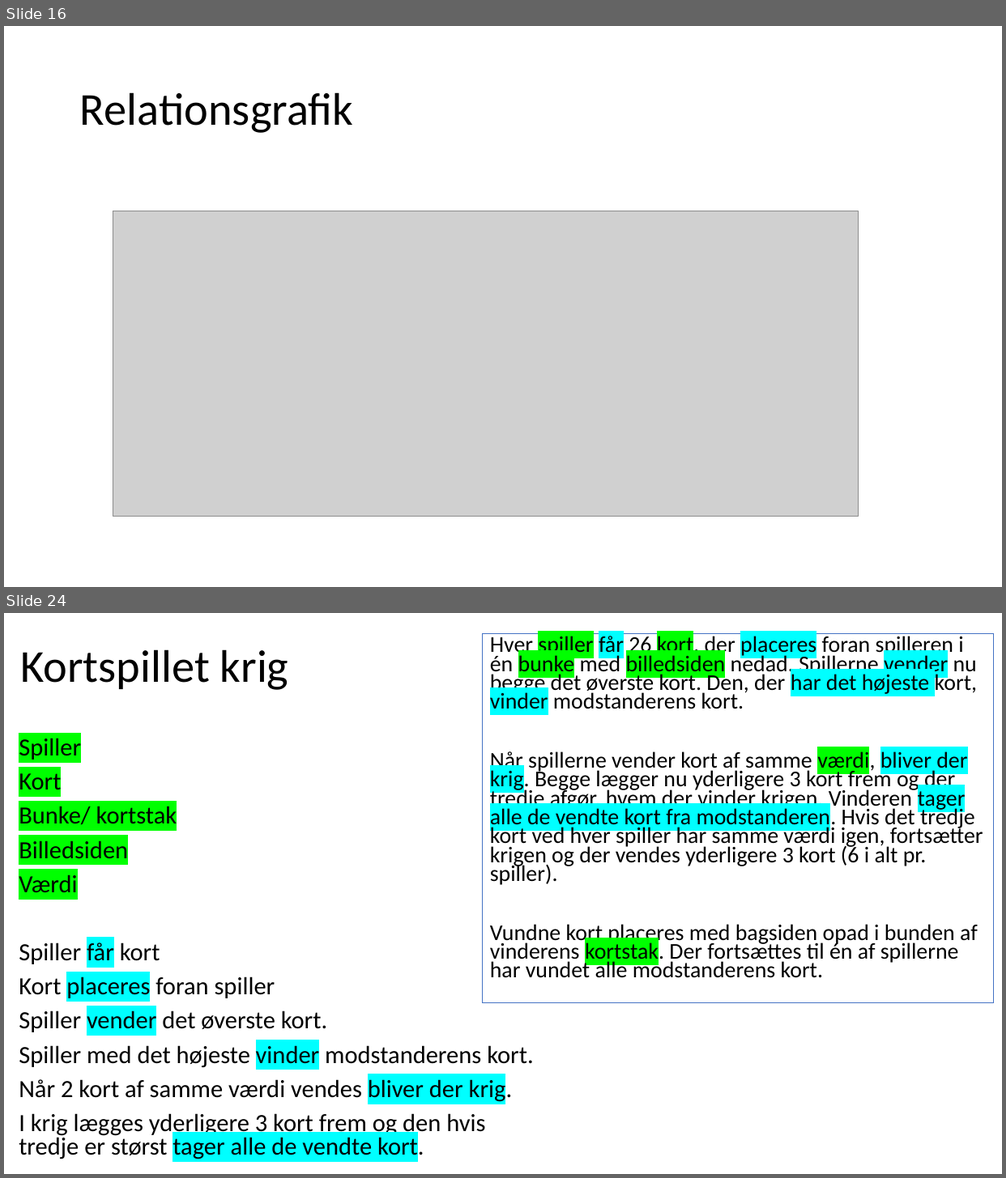
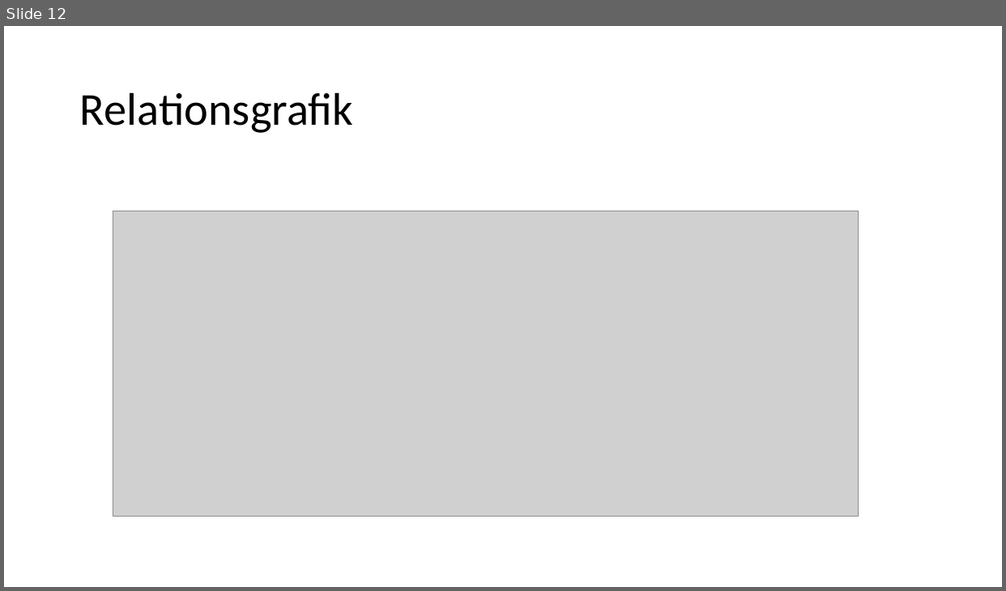
Before and after one commit to fisterloegsovs/pop22, a slide deck: lectures/13.1-3/lecture13.2.pptx. Shown one above the other, each under a label of ours: slides 16 and 24 before the commit, slide 12 after it; the slides between them are not shown. The pictures are 1006x1178 and 1006x591 pixels, drawn with LibreOffice and Linux fonts; fonts in the diff are those of the drawing; grey boxes stand for pictures. Boxes give left, top, right and bottom in pixels: in the first picture for what was removed or moved away, otherwise in the second. Text is boxed around its words. In the diff, an @@ line names an element or a change of style, - is before the commit and + after.

```diff
--- a/lectures/13.1-3/lecture13.2.pptx
+++ b/lectures/13.1-3/lecture13.2.pptx
@@ slide 24 removed at [4, 613, 1002, 1174], background #FFFFFF @@
@@ rectangle removed at [483, 633, 993, 1003] @@
-Hver spiller får 26 kort, der placeres foran spilleren i én bunke med billedsiden nedad. Spillerne vender nu begge det øverste kort. Den, der har det højeste kort, vinder modstanderens kort.
-Når spillerne vender kort af samme værdi, bliver der krig. Begge lægger nu yderligere 3 kort frem og der tredje afgør, hvem der vinder krigen. Vinderen tager alle de vendte kort fra modstanderen. Hvis det tredje kort ved hver spiller har samme værdi igen, fortsætter krigen og der vendes yderligere 3 kort (6 i alt pr. spiller).
-Vundne kort placeres med bagsiden opad i bunden af vinderens kortstak. Der fortsættes til én af spillerne har vundet alle modstanderens kort.
@@ title removed at [20, 649, 289, 690] @@
-Kortspillet krig
@@ text removed at [19, 738, 533, 1161] @@
-Spiller
-Kort
-Bunke/ kortstak
-Billedsiden
-Værdi
-Spiller får kort
-Kort placeres foran spiller
-Spiller vender det øverste kort.
-Spiller med det højeste vinder modstanderens kort.
-Når 2 kort af samme værdi vendes bliver der krig.
-I krig lægges yderligere 3 kort frem og den hvis tredje er størst tager alle de vendte kort.
@@ what was slide 16 is now slide 12 @@
```
Also in this commit, not shown: 3 slides changed, 1 slide added, 13 other slides removed, 3 other files.
